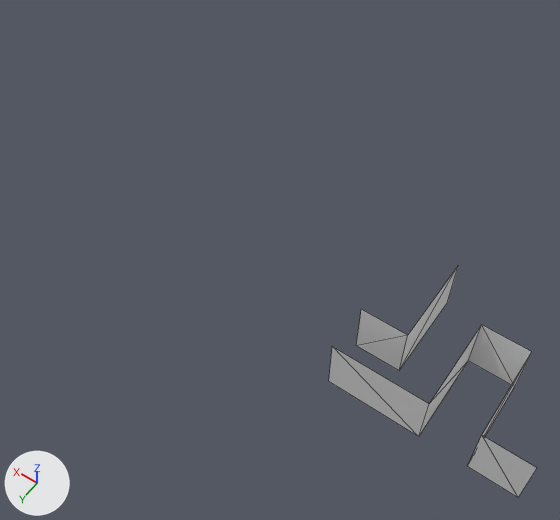
The OBJ model assets/models/map_walls_concrete_c1_0.obj as it was, and as the next commit left it.
Before and after are seen from a 50 mm camera at (8.9, 11.3, 26.8) aimed at (21.1, -5.9, -0.2). Every picture has the same lights, and +X, +Y and +Z are marked at lower left. The first picture is the older version. Mesh edges are drawn as thin lines. Where no turn or scale is listed for an object, it has been applied to the vertices. Vertices at exactly the same position are counted once.

Names of what the first picture shows: 'map_walls_concrete_c1_0'.
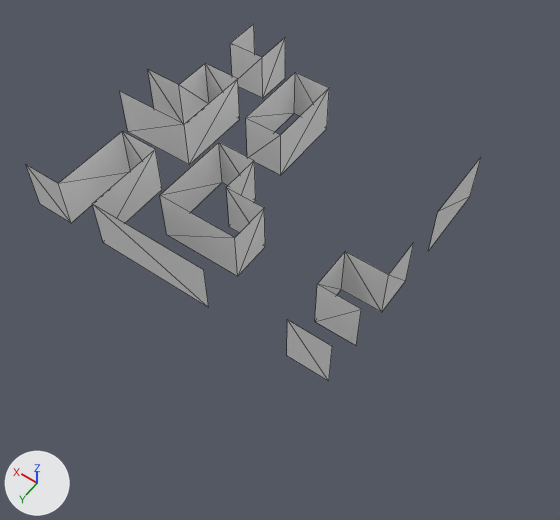
The change in detail:
me_map_walls_concrete_c1_0 is used by ob_map_walls_concrete_c1_0; location (0.0, 0.0, 0.0).
me_map_walls_concrete_c1_0 had 18 vertices, 14 faces and spanned x 8.0..16.0, y -8.0..-2.0, z 0.0..2.6.
me_map_walls_concrete_c1_0 now has 70 vertices, 58 faces and spans x 16.0..32.0, y -16.0..-2.0, z 0.0..2.6.
Part 1, on me_map_walls_concrete_c1_0:
14 vertices are removed from x 8.0..14.0, y -8.0..-2.0, z 0.0..2.6.
14 faces are deleted.
35 vertices are added at x 16.0..32.0, y -16.0..-2.0, z 0.0..2.6.
31 new vertices lie (0.0, 0.0, 2.6) away from vertices in x 16.0..32.0, y -16.0..-2.0, z 0.0.
58 new faces join them.

Where the change shows, as pixel boxes (x1, y1, x2, y2) in the pictures (560 x 520 px):
'map_walls_concrete_c1_0', reshaped (118% wider, 54% taller)
    before: (329, 266, 537, 497)
    after: (26, 24, 481, 381)
